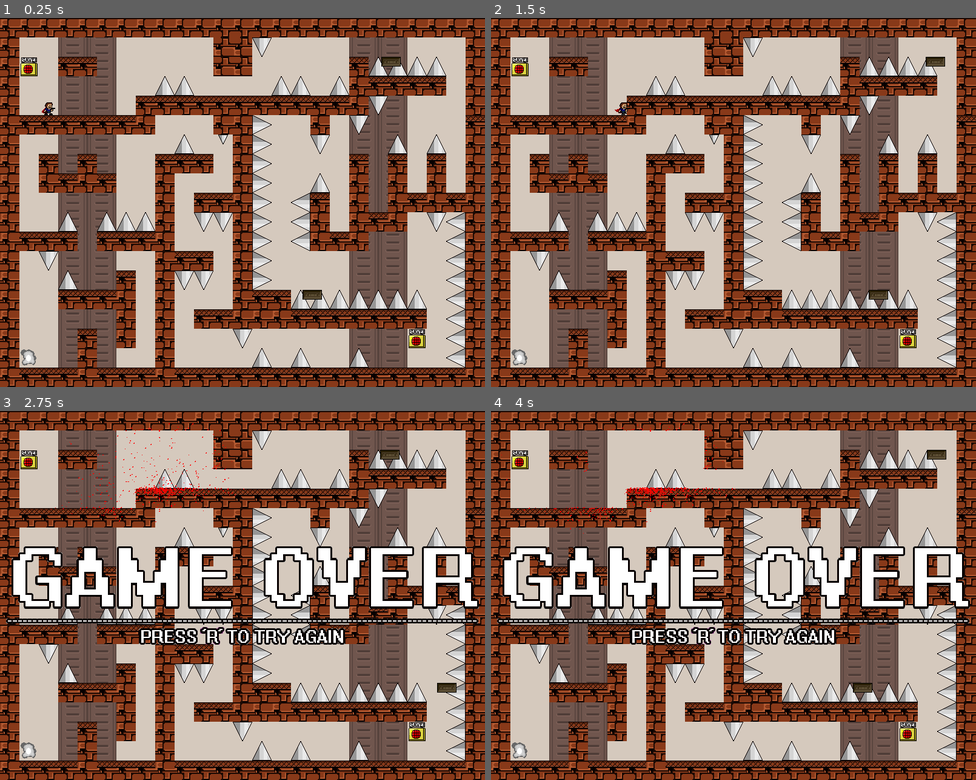
Above: before the commit, frames 1-4 (two rows, left to right).
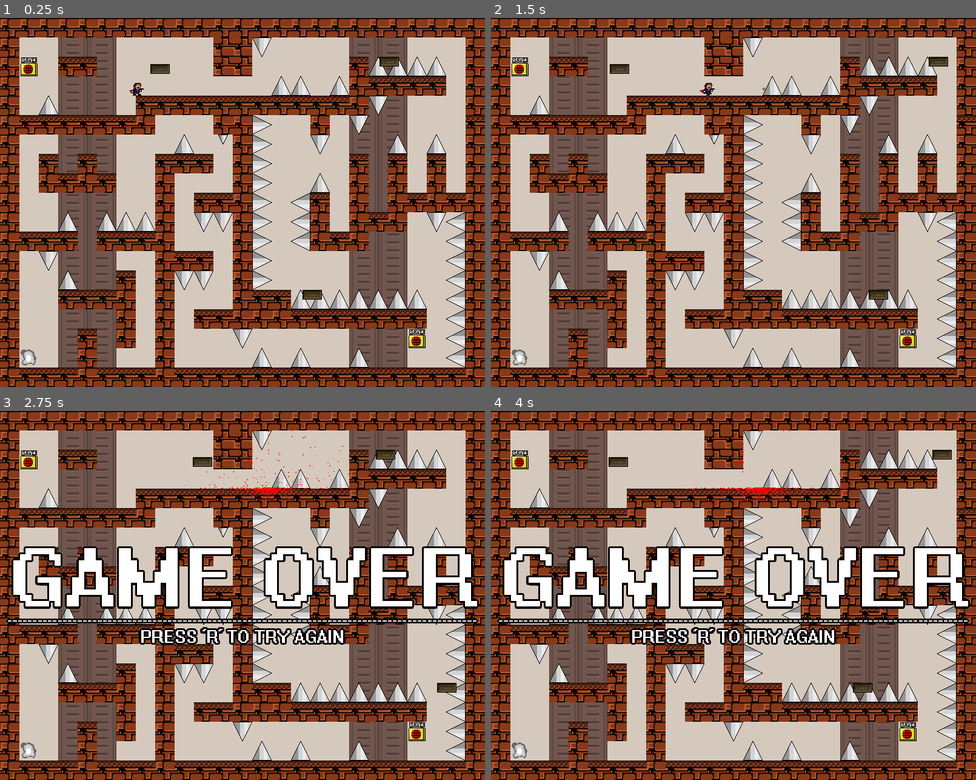
Above: after the commit, the same moments.

Repository: RolandMarchand/i-wanna-be-moowools-godot
Game: Godot game, scene res://scenes/Scene.tscn
The game is run twice, just before and just after one commit, with the same random seed, the same clock (stepped at 60 frames per second) and the same inputs. Sound files missing from this copy of the repository are replaced by a short silence.
Inputs (mouse positions are in pixels of both pictures, inside the frame that each line leads up to):
- Up to frame 1 (0.25 s): no input
- Up to frame 2 (1.5 s): tap Enter at 0.5 s; move the mouse to (840, 184) at 0.52 s; hold Shift (jump) 0.53-1.28 s; hold Right (ui_right) from 0.53 s (still down); click (840, 184) at 0.67 s; move the mouse to (636, 220) at 1.27 s; tap Z (shoot) at 1.35 s
- Up to frame 3 (2.75 s): tap Shift (jump) at 1.52, 1.55, 1.82 s; move the mouse to (291, 514) at 2.02 s; release Right (ui_right) at 2.03 s; hold Left (ui_left) from 2.03 s (still down); hold Shift (jump) from 2.03 s (still down)
- Up to frame 4 (4 s): move the mouse to (709, 669) at 2.77 s; release Left (ui_left) at 2.78 s; release Shift (jump) at 2.78 s; hold Right (ui_right) from 2.78 s (still down); tap Z (shoot) at 2.85 s; click (709, 669) at 2.92 s; tap Shift (jump) at 3.02, 3.05, 3.32 s; move the mouse to (879, 650) at 3.52 s; hold Shift (jump) from 3.53 s (still down)

The runs differ from the first frame. In frame 1, 0.4% of the frame differs, in the area x 8-83%, y 10-27%; in frame 2, 0.5%; in frame 3, 0.8%, in the area x 8-83%, y 3-44%; in frame 4, 0.8%.

Commit message:
Implemented working legacy platforms.

Diff:
--- a/project.godot
+++ b/project.godot
@@ -111,6 +111,7 @@
 2d_physics/layer_2="environment"
 2d_physics/layer_3="spikes"
 2d_physics/layer_4="bullet"
+2d_physics/layer_5="platforms"
 
 [physics]
 
--- a/scenes/Kid.tscn
+++ b/scenes/Kid.tscn
@@ -25,6 +25,9 @@
 [sub_resource type="SegmentShape2D" id=2]
 a = Vector2( 5.5, 10.9 )
 b = Vector2( -5.5, 10.9 )
+
+[sub_resource type="RectangleShape2D" id=8]
+extents = Vector2( 5.5, 11 )
 
 [sub_resource type="Animation" id=3]
 length = 0.001
@@ -112,7 +115,6 @@
 collision_mask = 2
 script = ExtResource( 1 )
 __meta__ = {
-"_edit_group_": true,
 "_edit_horizontal_guides_": [ 9.0 ]
 }
 
@@ -126,23 +128,30 @@
 
 [node name="Bullets" type="Node2D" parent="."]
 
-[node name="SpikeHitbox" type="Area2D" parent="."]
+[node name="Spike" type="Area2D" parent="."]
 collision_layer = 0
 collision_mask = 4
 
-[node name="CollisionShape2D" type="CollisionShape2D" parent="SpikeHitbox"]
+[node name="CollisionShape2D" type="CollisionShape2D" parent="Spike"]
 shape = SubResource( 1 )
 
-[node name="FloorDetectArea" type="Area2D" parent="."]
+[node name="Floor" type="Area2D" parent="."]
 collision_layer = 0
 collision_mask = 2
 __meta__ = {
 "_editor_description_": " The kid hovers 0.4 pixels above the ground, so is_on_floor() does not work."
 }
 
-[node name="CollisionShape2D" type="CollisionShape2D" parent="FloorDetectArea"]
-visible = false
+[node name="CollisionShape2D" type="CollisionShape2D" parent="Floor"]
 shape = SubResource( 2 )
+
+[node name="Platform" type="Area2D" parent="."]
+collision_layer = 0
+collision_mask = 16
+
+[node name="CollisionShape2D" type="CollisionShape2D" parent="Platform"]
+position = Vector2( 0, 0.5 )
+shape = SubResource( 8 )
 
 [node name="Camera2D" type="Camera2D" parent="."]
 zoom = Vector2( 0.3, 0.3 )
@@ -176,6 +185,9 @@
 stream = ExtResource( 18 )
 bus = "Music"
 
-[connection signal="body_entered" from="SpikeHitbox" to="." method="_on_SpikeHitbox_body_entered"]
-[connection signal="body_entered" from="FloorDetectArea" to="." method="_on_FloorDetectArea_body_entered"]
-[connection signal="body_exited" from="FloorDetectArea" to="." method="_on_FloorDetectArea_body_exited"]
+[connection signal="body_entered" from="Spike" to="." method="_on_Spike_body_entered"]
+[connection signal="body_exited" from="Spike" to="." method="_on_Spike_body_exited"]
+[connection signal="body_entered" from="Floor" to="." method="_on_Floor_body_entered"]
+[connection signal="body_exited" from="Floor" to="." method="_on_Floor_body_exited"]
+[connection signal="body_entered" from="Platform" to="." method="_on_Platform_body_entered"]
+[connection signal="body_exited" from="Platform" to="." method="_on_Platform_body_exited"]
--- a/scenes/Platform.tscn
+++ b/scenes/Platform.tscn
@@ -1,56 +1,45 @@
-[gd_scene load_steps=7 format=2]
+[gd_scene load_steps=6 format=2]
 
 [ext_resource path="res://scripts/Platform.gd" type="Script" id=1]
 [ext_resource path="res://sprites/sprMovingPlatform_0.png" type="Texture" id=2]
 
 [sub_resource type="RectangleShape2D" id=13]
-extents = Vector2( 16, 8 )
-
-[sub_resource type="RectangleShape2D" id=11]
-extents = Vector2( 16, 1 )
+extents = Vector2( 16, 4 )
 
 [sub_resource type="RectangleShape2D" id=10]
 extents = Vector2( 17, 9 )
 
-[sub_resource type="RectangleShape2D" id=12]
-extents = Vector2( 16, 1 )
+[sub_resource type="SegmentShape2D" id=14]
+a = Vector2( 16, -8 )
+b = Vector2( -16, -8 )
 
-[node name="Platform" type="KinematicBody2D"]
-collision_layer = 0
+[node name="Platform" type="KinematicBody2D" groups=["platforms"]]
+collision_layer = 16
 collision_mask = 2
 script = ExtResource( 1 )
-__meta__ = {
-"_edit_group_": true
-}
 
 [node name="Sprite" type="Sprite" parent="."]
 texture = ExtResource( 2 )
 
 [node name="CollisionShape2D" type="CollisionShape2D" parent="."]
+position = Vector2( 0, -4 )
 shape = SubResource( 13 )
-
-[node name="PlatformHitbox" type="StaticBody2D" parent="."]
-collision_layer = 2
-collision_mask = 2
-
-[node name="CollisionShape2D" type="CollisionShape2D" parent="PlatformHitbox"]
-position = Vector2( 0, -7 )
-shape = SubResource( 11 )
-one_way_collision = true
 
 [node name="WallsHitbox" type="Area2D" parent="."]
 collision_layer = 0
 collision_mask = 2
 
 [node name="CollisionShape2D" type="CollisionShape2D" parent="WallsHitbox"]
+visible = false
 shape = SubResource( 10 )
 
-[node name="PlayerHitbox" type="Area2D" parent="."]
+[node name="StaticBody2D" type="StaticBody2D" parent="."]
+collision_layer = 2
+collision_mask = 0
 
-[node name="CollisionShape2D" type="CollisionShape2D" parent="PlayerHitbox"]
-position = Vector2( 0, -9 )
-shape = SubResource( 12 )
+[node name="CollisionShape2D" type="CollisionShape2D" parent="StaticBody2D"]
+visible = false
+shape = SubResource( 14 )
+one_way_collision = true
 
 [connection signal="body_entered" from="WallsHitbox" to="." method="_on_Hitbox_body_entered"]
-[connection signal="body_entered" from="PlayerHitbox" to="." method="_on_PlayerHitbox_body_entered"]
-[connection signal="body_exited" from="PlayerHitbox" to="." method="_on_PlayerHitbox_body_exited"]
--- a/scenes/Scene.tscn
+++ b/scenes/Scene.tscn
@@ -29,13 +29,13 @@
 format = 1
 tile_data = PoolIntArray( 0, 0, 65537, 1, 0, 65537, 2, 0, 65537, 3, 0, 65537, 4, 0, 65537, 5, 0, 65537, 6, 0, 65537, 7, …(3391 unchanged characters)…
 
-[node name="Spikes" type="TileMap" parent="."]
+[node name="Spikes" type="TileMap" parent="." groups=["spikes"]]
 tile_set = ExtResource( 1 )
 cell_size = Vector2( 32, 32 )
 collision_layer = 4
 collision_mask = 0
 format = 1
-tile_data = PoolIntArray( 65549, 3, 0, 131091, 0, 0, 131092, 0, 0, 131093, 0, 0, 131094, 0, 0, 196616, 0, 0, 196617, 0, 0, 196622, 0, 0, 196623, 0, 0, 196625, 0, 0, 262163, 3, 0, 327693, 1, 0, 3276 …(674 unchanged characters)…
+tile_data = PoolIntArray( 65549, 3, 0, 131091, 0, 0, 131092, 0, 0, 131093, 0, 0, 131094, 0, 0, 196622, 0, 0, 196623, 0, 0, 196625, 0, 0, 262146, 0, 0, 262163, 3, 0, 327693, 1, 0, 3276 …(674 unchanged characters)…
 
 [node name="Warp" parent="." instance=ExtResource( 4 )]
 
@@ -45,15 +45,18 @@
 [node name="SaveButton2" parent="." instance=ExtResource( 2 )]
 position = Vector2( 688, 528 )
 
-[node name="Kid" parent="." groups=["kid"] instance=ExtResource( 3 )]
-position = Vector2( 82, 149 )
-
 [node name="Platform" parent="." instance=ExtResource( 6 )]
-position = Vector2( 625, 72 )
+position = Vector2( 626, 72 )
 
 [node name="Platform2" parent="." instance=ExtResource( 6 )]
 position = Vector2( 499, 456 )
 
+[node name="Platform3" parent="." instance=ExtResource( 6 )]
+position = Vector2( 284, 84 )
+
+[node name="Kid" parent="." groups=["kid"] instance=ExtResource( 3 )]
+position = Vector2( 228, 109 )
+
 [node name="UI" parent="." instance=ExtResource( 7 )]
 
 [connection signal="body_entered" from="Warp" to="." method="_on_Warp_body_entered"]
--- a/scripts/Blood.gd
+++ b/scripts/Blood.gd
@@ -72,11 +72,13 @@
 func _set_grav() -> void:
 	_grav = 0.1 + randf() * 0.2
 
-func _on_Hitbox_body_entered(_body) -> void:
-	_coll = true
+func _on_Hitbox_body_entered(body: Node) -> void:
+	# Little hack against bug found in _on_platform in Kid.gd
+	if not body.get_parent().is_in_group("platforms"):
+		_coll = true
 
-	if randf() > 0.5:
-		_stuck = true
+		if randf() > 0.5:
+			_stuck = true
 
 func _on_Hitbox_body_exited(_body) -> void:
 	_coll = false
--- a/scripts/Kid.gd
+++ b/scripts/Kid.gd
@@ -39,10 +39,11 @@
 const MAX_BULLET := 3
 
 const BLOOD_CNT := 40
-const BLOOD_CYCLE := 20
-
-# The kid hovers 0.4 pixels above the ground, so is_on_floor() does not work
-var is_on_floor := false
+const MAX_BLOOD_CYCLES := 20
+
+# The kid hovers 0.4 pixels above the ground, so on_floor() does not work
+var on_floor := false
+var _platform: KinematicBody2D
 var dead := false # Useless for now
 var xscale := 1
 var _jump := false
@@ -76,8 +77,10 @@
 func _physics_process(delta) -> void:
 	if not dead:
 		_set_h_mov()
+		_on_platform(delta)
 		_set_jump()
 		_set_v_mov()
+
 
 		# move_and_slide multiplies velocity by delta, but we want pixel/frame movement
 		# warning-ignore:return_value_discarded
@@ -86,19 +89,38 @@
 		# Animation
 		_anim_player.play(_anim)
 
-	elif _blood_cycles < BLOOD_CYCLE:
+	# Blood
+	elif _blood_cycles < MAX_BLOOD_CYCLES:
 		_explode()
+		_blood_cycles += 1
 	else:
 		# Can't move or shoot
 		set_process_unhandled_key_input(false)
 		set_physics_process(false)
+
+func _on_platform(delta) -> void:
+	if not _platform:
+		return
+
+	move_and_slide(Vector2(_platform.velocity.x, 0) / delta)
+
+	# This logic does not exactly work, the character istoo low for one
+	# frame after having jumped on the platform
+	# To fix this, I added a StaticBody2D to the platforms
+	# It does not mess with the physics at all
+	if global_position.y + 1.5 - _vspeed / 2 <= _platform.global_position.y - 8:
+		global_position.y = _platform.global_position.y - 18
+		if _vspeed >= 0:
+			_jump = false
+		_vspeed = 0
+
 
 ## Sets the jumping movement
 ## Plays jumping sounds
 func _set_jump() -> void:
 	if Input.is_action_pressed("jump"):
 		if Input.is_action_just_pressed("jump"):
-			if not _jump:
+			if not _jump or _platform:
 				_jump = true
 				_vspeed = JUMP_SPEED
 
@@ -136,7 +158,7 @@
 		else:
 			_anim = "fall"
 
-		if is_on_floor and _vspeed >= 0:
+		if on_floor and _vspeed >= 0:
 			_jump = false
 		elif is_on_ceiling():
 			_vspeed = 0.01 # Not exact physics logic, but it works
@@ -144,7 +166,7 @@
 	if not _jump:
 		_vspeed = 0
 		_djump = true
-		if not is_on_floor:
+		if not on_floor:
 			_jump = true
 
 		if _hspeed != 0:
@@ -175,7 +197,6 @@
 ## Also shoots them all at once
 func _explode() -> void:
 	var parent: Node = get_parent()
-	_blood_cycles += 1
 
 	# warning-ignore:unused_variable
 	for i in range(BLOOD_CNT):
@@ -199,17 +220,32 @@
 	_bullet_array.pop_front()
 
 func _death() -> void:
-	dead = true # Useless for now
+	dead = true
 	_snd_death.play()
 	_sprite.hide()
 	_mus_death.play()
 	emit_signal("death")
 
-func _on_FloorDetectArea_body_entered(_body) -> void:
-	is_on_floor = true
-
-func _on_FloorDetectArea_body_exited(_body) -> void:
-	is_on_floor = false
-
-func _on_SpikeHitbox_body_entered(_body) -> void:
-	_death()
+func _on_Floor_body_entered(_body) -> void:
+	on_floor = true
+
+func _on_Floor_body_exited(_body) -> void:
+	on_floor = false
+
+func _on_Spike_body_entered(body: Node) -> void:
+	if body.is_in_group("spikes"):
+		_death()
+	elif body.is_in_group("platforms"):
+		_platform = body
+
+func _on_Spike_body_exited(body: Node) -> void:
+	if body.is_in_group("platforms"):
+		_platform = null
+
+
+func _on_Platform_body_entered(body):
+	_platform = body
+
+
+func _on_Platform_body_exited(_body):
+	_platform = null
--- a/scripts/Music.gd
+++ b/scripts/Music.gd
@@ -36,7 +36,7 @@
 var _audio_player := AudioStreamPlayer.new()
 var _last_pos := 0.0
 var _mus_rock: AudioStream = preload("res://audio/musGuyRock.mp3")
-var _quiet: bool = false setget set_quiet, is_quiet
+var _quiet: bool = true setget set_quiet, is_quiet
 # Takes a decibel value
 # Set in UI.gd
 # Used for quiet bg
--- a/scripts/Platform.gd
+++ b/scripts/Platform.gd
@@ -33,39 +33,25 @@
 export(float) var speed = BASE_SPEED
 export(String, "Horizontal", "Vertical") var direction = "Horizontal"
 
-var kid: KinematicBody2D
-var dir := 1
+var _dir := 1
+var velocity: Vector2
 
 func _physics_process(delta) -> void:
-	var vel: Vector2 = _set_vel()
+	_set_vel()
 
 	# move_and_slide multiplies by delta, we don't want that
 	# warning-ignore:return_value_discarded
-	move_and_slide(vel / delta)
+	move_and_slide(velocity / delta)
+	#print_debug(velocity)
 
-	# Snaps kid
-	if kid and kid.is_on_floor:
-		# warning-ignore:return_value_discarded
-		kid.move_and_slide(vel / delta)
-
-func _set_vel() -> Vector2:
-	var vel: Vector2
-
+func _set_vel() -> void:
 	# Warning! Vertical platforms not supported yet!
 	match direction:
 		"Horizontal":
-			vel = Vector2(speed * dir, 0)
+			velocity = Vector2(speed * _dir, 0)
 		"Vertical":
-			vel = Vector2(0, speed * dir)
-
-	return vel
+			velocity = Vector2(0, speed * _dir)
 
 ## Platform switches side
 func _on_Hitbox_body_entered(_body) -> void:
-	dir *= -1
-
-func _on_PlayerHitbox_body_entered(body) -> void:
-	kid = body
-
-func _on_PlayerHitbox_body_exited(_body) -> void:
-	kid = null
+	_dir *= -1
--- a/scripts/Shortcuts.gd
+++ b/scripts/Shortcuts.gd
@@ -40,7 +40,6 @@
 	VisualServer.black_bars_set_images(bg_img, bg_img, bg_img, bg_img)
 
 func _unhandled_key_input(_event):
-
 	# Toggles pause
 	if Input.is_action_just_pressed("pause"):
 		var pause := not get_tree().is_paused()
Not shown: 1 places in scenes/Kid.tscn that only renumber resources
